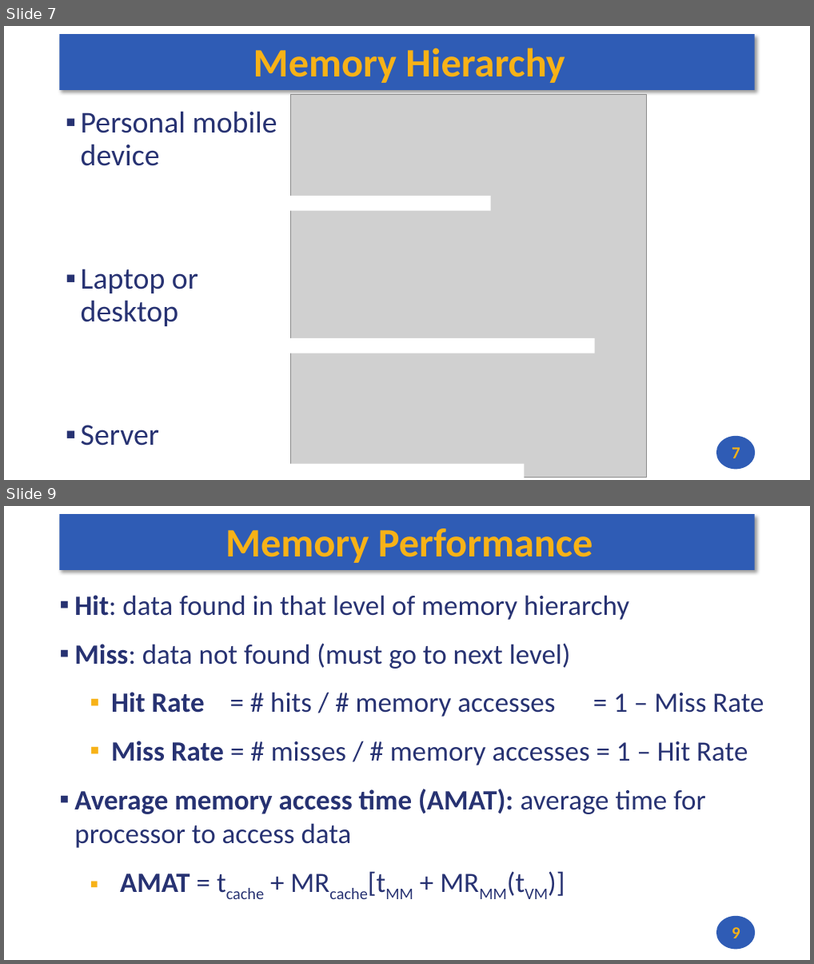
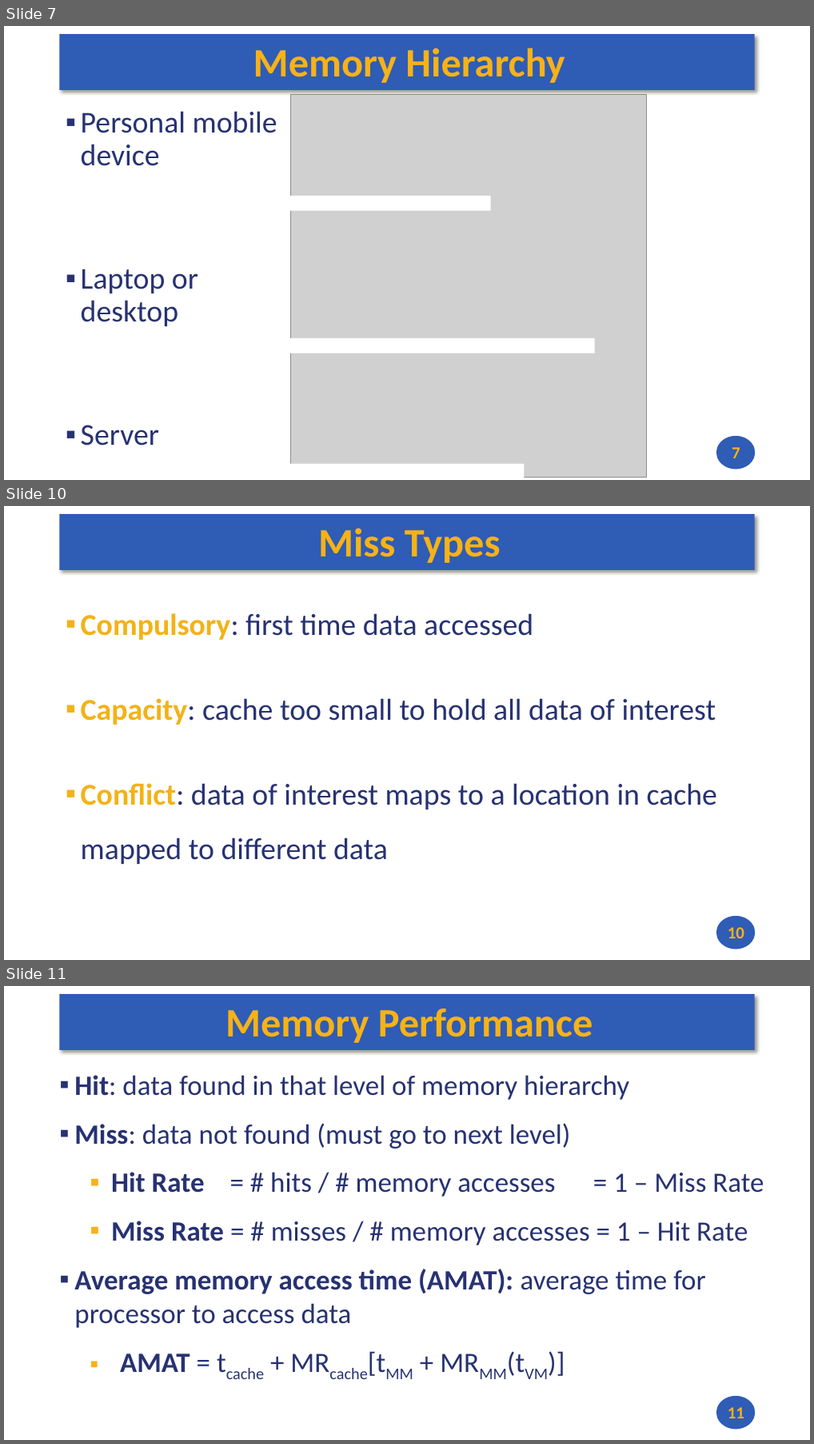
Before and after one commit to andrewt0301/hse-acos-course, a slide deck: docs/part1ca/11_Caches/CA_Lecture_11.pptx. Shown one above the other, each under a label of ours: slides 7 and 9 before the commit, slides 7, 10 and 11 after it; the slides between them are not shown. The pictures are 814x964 and 814x1444 pixels, drawn with LibreOffice and Linux fonts; fonts in the diff are those of the drawing; grey boxes stand for pictures. Boxes give left, top, right and bottom in pixels: in the first picture for what was removed or moved away, otherwise in the second. Text is boxed around its words. In the diff, an @@ line names an element or a change of style, - is before the commit and + after.

```diff
--- a/docs/part1ca/11_Caches/CA_Lecture_11.pptx
+++ b/docs/part1ca/11_Caches/CA_Lecture_11.pptx
@@ slide 10 added at [4,506,810,960], background #FFFFFF; not listed: 2 template elements that a slide beside it also shows @@
@@ title added at [318,528,501,563], 48 pt, text #F7B217, bold @@
+Miss Types
@@ text added at [81,613,718,864], 36 pt, text #273272 @@
+▪ Compulsory: first time data accessed
+▪ Capacity: cache too small to hold all data of interest
+▪ Conflict: data of interest maps to a location in cache mapped to different data
@@ page number added at [728,927,745,938], 20 pt, text #F7B217, bold @@
+10
@@ what was slide 9 is now slide 11 @@
@@ page number at [728,1407,745,1418]: text changed @@
-9
+11
```
Also in this commit, not shown: 1 slide changed, 9 other slides added, 1 other file.
